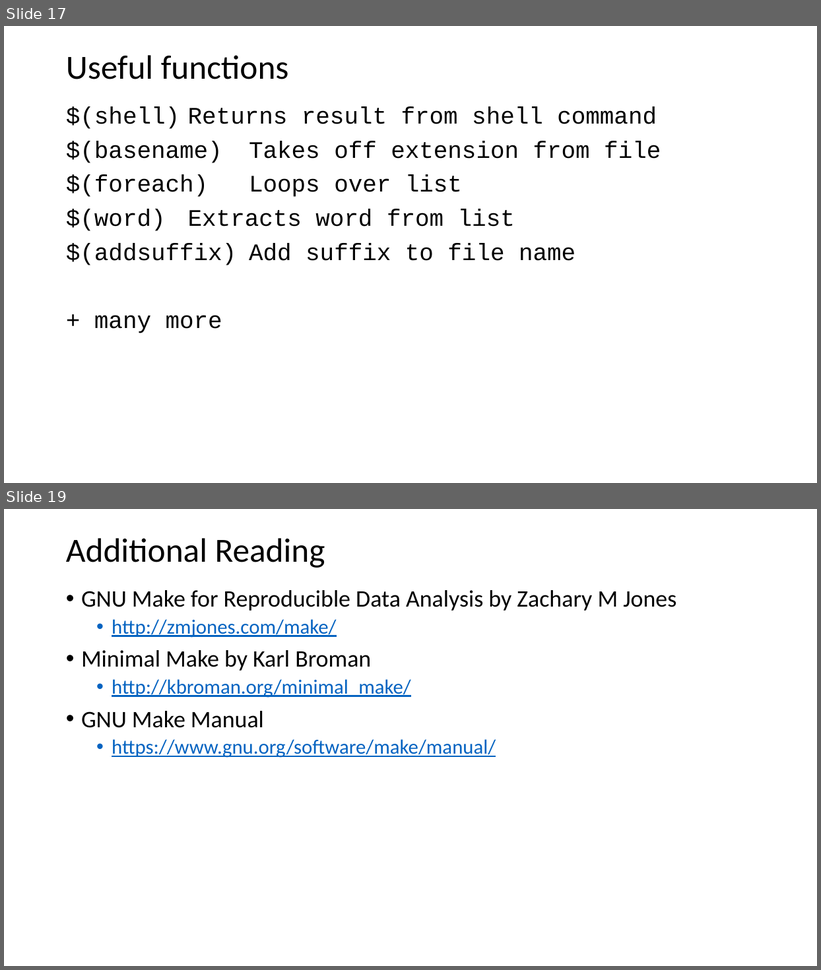
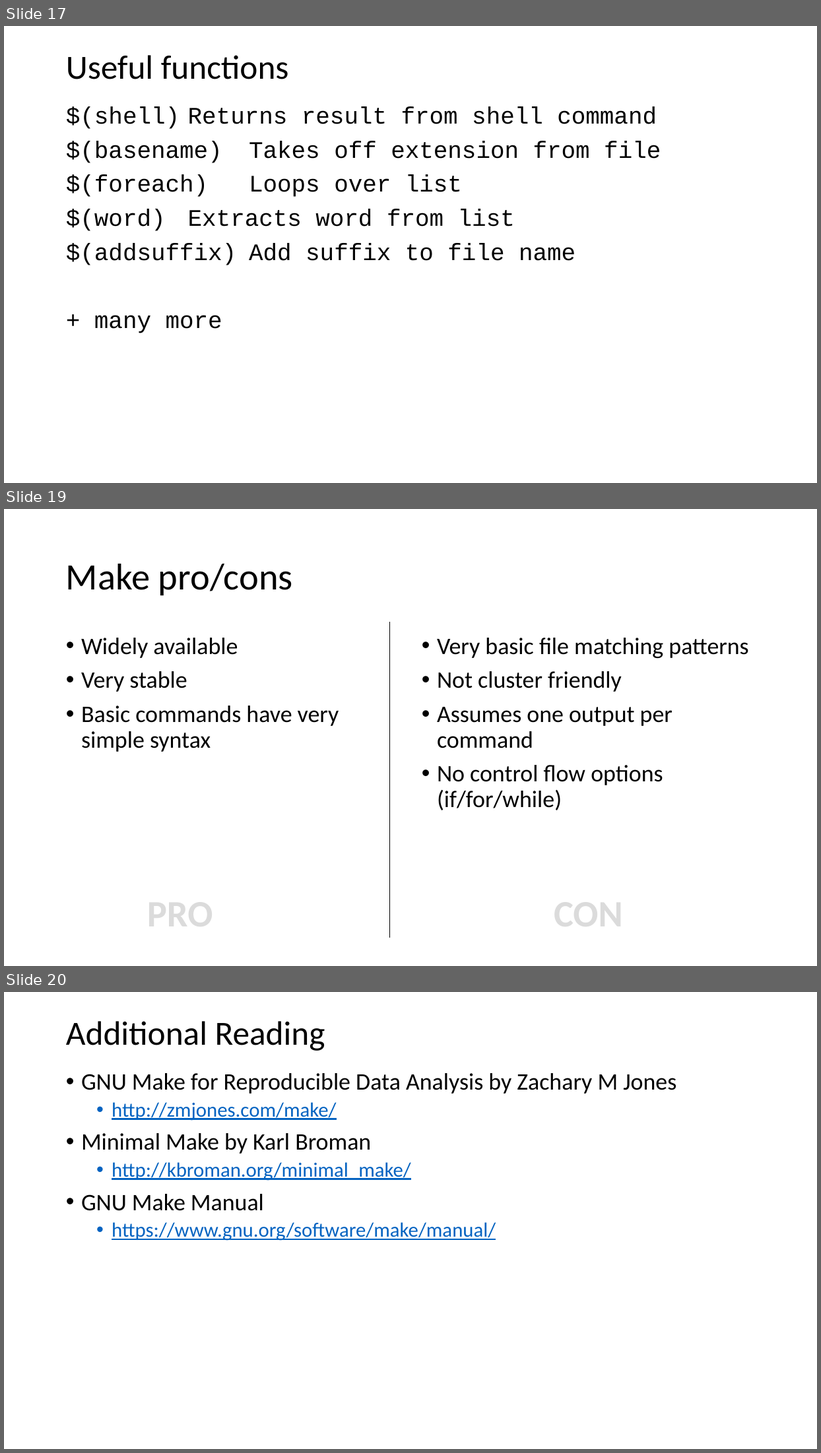
Before and after one commit to welchr/csg-snakemake, a slide deck: materials/tech_talk_snakemake_20170726.pptx. Shown one above the other, each under a label of ours: slides 17 and 19 before the commit, slides 17, 19 and 20 after it; the slides between them are not shown. The pictures are 821x970 and 821x1453 pixels, drawn with LibreOffice and Linux fonts; fonts in the diff are those of the drawing. Boxes give left, top, right and bottom in pixels: in the first picture for what was removed or moved away, otherwise in the second. Text is boxed around its words. In the diff, an @@ line names an element or a change of style, - is before the commit and + after.

```diff
--- a/materials/tech_talk_snakemake_20170726.pptx
+++ b/materials/tech_talk_snakemake_20170726.pptx
@@ slide 19 added at bbox=[4, 509, 817, 966], background #FFFFFF @@
@@ title added at bbox=[66, 563, 293, 595], 44 pt, text #000000 @@
+Make pro/cons
@@ line added from (389, 938) to (389, 622), #000000 0.5 pt @@
@@ text added at bbox=[81, 638, 339, 752], 28 pt, text #000000 @@
+• Widely available
+• Very stable
+• Basic commands have very simple syntax
@@ text added at bbox=[437, 638, 748, 811], 28 pt, text #000000 @@
+• Very basic file matching patterns
+• Not cluster friendly
+• Assumes one output per command
+• No control flow options (if/for/while)
@@ text added at bbox=[147, 891, 213, 937], 44 pt, text pattern #A5A5A5 on #DBDBDB, bold @@
+PRO
@@ text added at bbox=[554, 891, 623, 937], 44 pt, text pattern #A5A5A5 on #DBDBDB, bold @@
+CON
@@ what was slide 19 is now slide 20 @@
```
Also in this commit, not shown: 1 slide changed.
